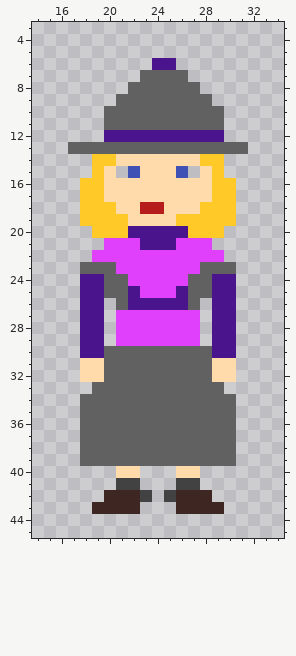
File history of a pixel-art sprite, out/production/cs230-group-17-game/com/group17/game/resources/sprites/player2.png. Above is the file before it was changed.
The file is 50x50 pixels. Shown: x 14..34, y 3..45.
And afterwards:
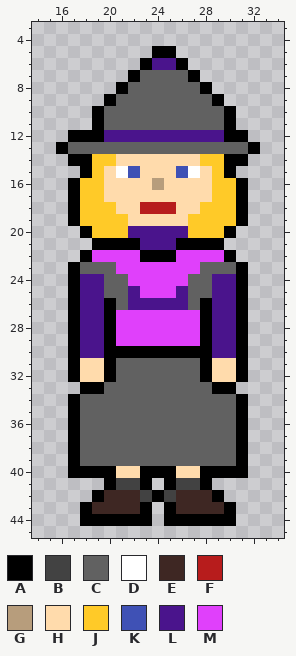
Palette (. is transparent): A #000000  B #424242  C #616161  D #ffffff  E #3e2723  F #b71c1c  G #b79d7c  H #ffdbac  J #ffca28  K #3f51b5  L #4a148c  M #e040fb
Changes in this commit:
The edit adds colour A in row 5 at x 24 to 25; in row 6 at x 23 and 26; in row 7 at x 22 and 27; in row 8 at x 21 and 28; in row 9 at x 20 and 29; in rows 10 to 11 at x 19 and 30.
The edit adds colour A in row 12 at x 17 to 19 and 30 to 31; in row 13 at x 16 and 32; in row 14 at x 17 to 18 and 30 to 31; in row 15 at x 18 and 30; in rows 16 to 19 at x 17 and 31; in row 20 at x 18 and 30.
The edit adds colour A in row 21 at x 19 and 29; in row 22 at x 18 and 30; in rows 23 to 25 at x 17 and 31; in rows 26 to 29 at x 17, 20, 28 and 31; in rows 30 to 32 at x 17 and 31; in row 33 at x 18 and 30.
The edit adds colour A in rows 34 to 39 at x 17 and 31; in row 40 at x 17 to 20, 23 to 25 and 28 to 31; in row 41 at x 20, 23, 25 and 28; in row 42 at x 19, 24 and 29; in row 43 at x 18, 23, 25 and 30; in row 44 at x 18 to 23 and 25 to 30.
Colour C gives way to colour A in row 30 at x 20 to 28; in rows 31 to 32 at x 20 and 28; in row 33 at x 19 and 29.
Colour M gives way to colour A in row 21 at x 20 to 22 and 26 to 28; in row 22 at x 23 to 25.
The edit adds colour D in row 15 at x 21 and 27.
Colour H gives way to colour F in row 18 at x 25.
Colour H gives way to colour G in row 16 at x 24.
Colour J gives way to colour H in row 19 at x 26.
